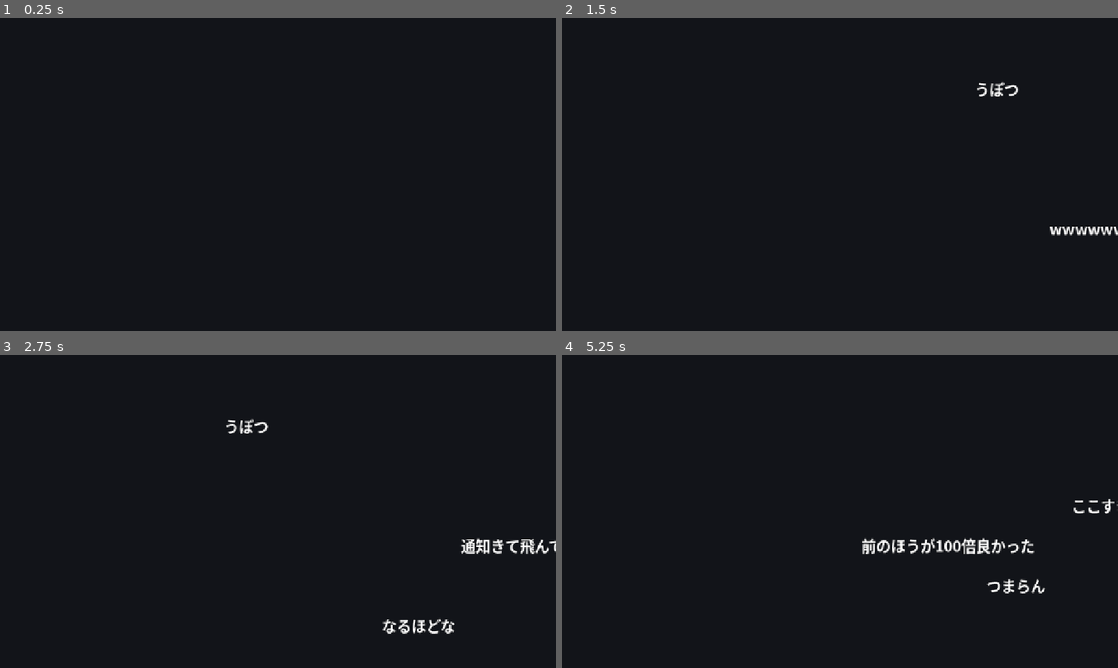
Above: before the commit, frames 1-4 (two rows, left to right).
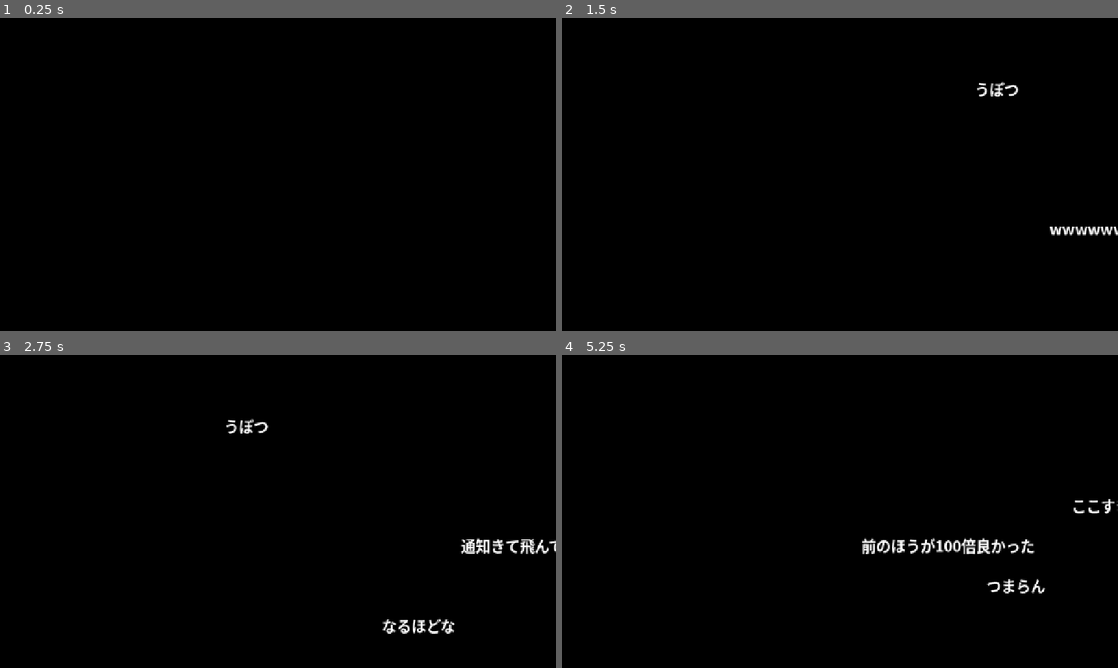
Above: after the commit, the same moments.

Repository: Nijuju1180/Hackathon_teamA
Game: Godot game, scene res://scenes/main.tscn
Same seed, same stepped clock (60 frames per second), same inputs: the game is played once before the commit and once after it. Video files are missing from this copy of the repository; at most half a second of black plays in their place.
Inputs (mouse positions are in pixels of both pictures, inside the frame that each line leads up to):
- Up to frame 1 (0.25 s): no input
- Up to frame 2 (1.5 s): tap Enter at 0.5 s; move the mouse to (962, 158) at 0.52 s; click (962, 158) at 0.67 s; move the mouse to (1034, 89) at 1.27 s; click (1034, 89) at 1.42 s
- Up to frame 3 (2.75 s): move the mouse to (467, 564) at 2.02 s; click (467, 564) at 2.17 s
- Up to frame 4 (5.25 s): move the mouse to (984, 624) at 2.77 s; click (984, 624) at 2.92 s; move the mouse to (962, 545) at 3.52 s; click (962, 545) at 3.67 s; move the mouse to (917, 486) at 4.27 s; click (917, 486) at 4.42 s; move the mouse to (890, 605) at 5.02 s; click (890, 605) at 5.17 s

The runs differ from the first frame. In frame 1, 100% of the frame differs, in the area x 0-100%, y 0-100%; in frame 2, 99%; in frame 3, 99%; in frame 4, 98%.

Commit message:
背景でループ動画を再生

Diff:
--- a/scenes/main.tscn
+++ b/scenes/main.tscn
@@ -1,6 +1,8 @@
-[gd_scene format=3 uid="uid://bfgmypjs8e3bh"]
+[gd_scene load_steps=4 format=3 uid="uid://bfgmypjs8e3bh"]
 
 [ext_resource type="Script" uid="uid://cyeh6cfnvxvwg" path="res://scripts/comment_layer.gd" id="1_layer"]
+[ext_resource type="Script" path="res://scripts/looping_video_background.gd" id="2_bgscript"]
+[ext_resource type="VideoStream" path="res://assets/kawaii.ogv" id="3_bgvideo"]
 
 [node name="Main" type="Control" unique_id=435457306]
 layout_mode = 3
@@ -10,7 +12,7 @@
 grow_horizontal = 2
 grow_vertical = 2
 
-[node name="Background" type="ColorRect" parent="." unique_id=2140721763]
+[node name="Background" type="VideoStreamPlayer" parent="." unique_id=2140721763]
 layout_mode = 1
 anchors_preset = 15
 anchor_right = 1.0
@@ -18,7 +20,10 @@
 grow_horizontal = 2
 grow_vertical = 2
 mouse_filter = 2
-color = Color(0.07, 0.08, 0.1, 1)
+stream = ExtResource("3_bgvideo")
+autoplay = true
+expand = true
+script = ExtResource("2_bgscript")
 
 [node name="CommentLayer" type="Control" parent="." unique_id=1288996329]
 layout_mode = 1
--- /dev/null
+++ b/scripts/looping_video_background.gd
@@ -0,0 +1,6 @@
+extends VideoStreamPlayer
+## 背景動画をループ再生する。VideoStreamPlayer自体にloopプロパティが無いため、
+## 再生終了時に再度playする。
+
+func _ready() -> void:
+	finished.connect(play)
Not shown, added: assets/kawaii.ogv.uid
Not shown, added: scripts/looping_video_background.gd.uid
Not shown, added: assets/kawaii.ogv
